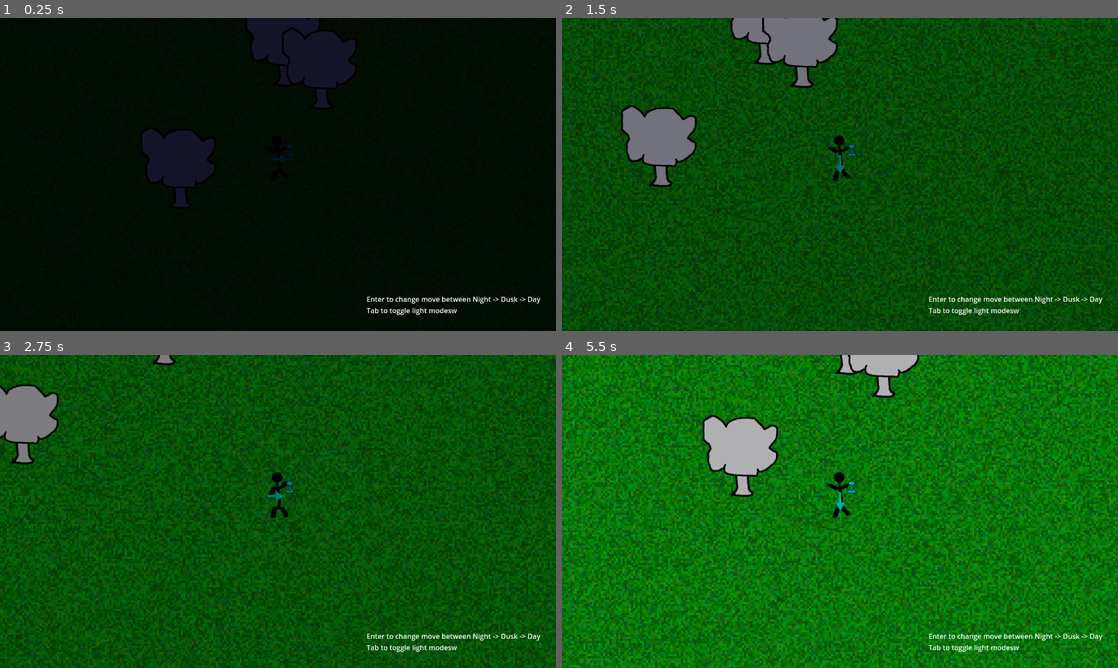
Above: before the commit, frames 1-4 (two rows, left to right).
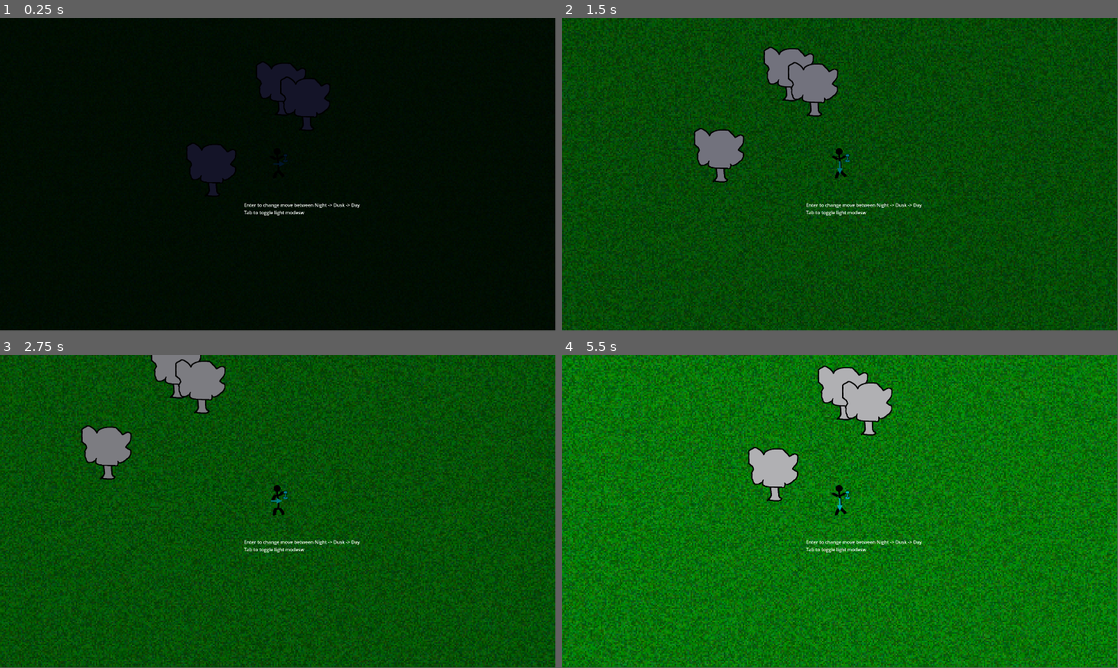
Above: after the commit, the same moments.

Repository: Small-Loan-Studio/TGO
Game: Godot game, scene res://Scratch/Movement/TestMovement.tscn
Two runs of this game, one before a commit and one after it. Both use one fixed random seed, a clock stepped at 60 frames per second and the inputs below. The project has no main scene, so this scene is started directly.
Inputs:
- Up to frame 1 (0.25 s): no input
- Up to frame 2 (1.5 s): tap Enter (ui_accept) at 0.5, 0.77 s; hold Right (right) 0.53-1.28 s; hold Down (down) from 1.28 s (still down)
- Up to frame 3 (2.75 s): tap Enter (ui_accept) at 1.52 s; release Down (down) at 2.03 s; hold Right (right) from 2.03 s (still down)
- Up to frame 4 (5.5 s): release Right (right) at 2.78 s; hold Up (up) 2.78-3.53 s; tap Enter (ui_accept) at 3.02, 3.77, 4.52 s; hold Left (left) 3.53-5.03 s; hold Down (down) from 5.03 s (still down)
In our replay, the window is 800x450 before the commit and 799x449 after it. These sizes can differ from the game's own. Grey fills any space a smaller window leaves; there, only what the larger window draws over its background counts as a difference.

The runs differ from the first frame. In frame 1, 6.6% of the frame differs, in the area x 25-98%, y 0-95%; in frame 2, 25%; in frame 3, 28%; in frame 4, 58%, in the area x 0-100%, y 0-100%.

Commit message:
Added main menu
Main menu audio management and resolution change is implemented

Diff:
--- /dev/null
+++ b/Scenes/main/intro.tscn
@@ -0,0 +1,3 @@
+[gd_scene format=3 uid="uid://bdqx0kk33fkx5"]
+
+[node name="Intro" type="Node2D"]
--- /dev/null
+++ b/Scenes/main/main_menu.tscn
@@ -0,0 +1,282 @@
+[gd_scene load_steps=6 format=3 uid="uid://b3a1udt2uo74m"]
+
+[ext_resource type="Script" path="res://Scripts/main_menu.gd" id="1_rt81e"]
+[ext_resource type="Texture2D" uid="uid://byukwe2phwqtk" path="res://assets/GAHtHGRWkAA2Lyd.jpg" id="2_csm3m"]
+[ext_resource type="Script" path="res://scripts/audio/audiomanager.gd" id="2_unjwx"]
+[ext_resource type="Script" path="res://scripts/UI/options_window.gd" id="3_1pt81"]
+
+[sub_resource type="LabelSettings" id="LabelSettings_caj4t"]
+font_size = 50
+
+[node name="main_menu" type="Control"]
+layout_mode = 3
+anchors_preset = 15
+anchor_right = 1.0
+anchor_bottom = 1.0
+grow_horizontal = 2
+grow_vertical = 2
+script = ExtResource("1_rt81e")
+
+[node name="audio_manager" type="Node2D" parent="."]
+script = ExtResource("2_unjwx")
+
+[node name="AudioStreamPlayer2D" type="AudioStreamPlayer2D" parent="audio_manager"]
+
+[node name="AudioStreamPlayer2D2" type="AudioStreamPlayer2D" parent="audio_manager"]
+
+[node name="canvas" type="CanvasLayer" parent="."]
+
+[node name="VBoxContainer" type="VBoxContainer" parent="canvas"]
+anchors_preset = -1
+anchor_left = 0.434
+anchor_top = 0.365
+anchor_right = 0.566
+anchor_bottom = 0.781
+offset_left = -0.280029
+offset_top = -0.200012
+offset_right = 0.279907
+offset_bottom = -0.480042
+pivot_offset = Vector2(127, 225)
+theme_override_constants/separation = 3
+alignment = 1
+
+[node name="newgame" type="Button" parent="canvas/VBoxContainer"]
+custom_minimum_size = Vector2(0, 100)
+layout_mode = 2
+text = "NEW GAME"
+
+[node name="loadgame" type="Button" parent="canvas/VBoxContainer"]
+custom_minimum_size = Vector2(0, 100)
+layout_mode = 2
+text = "LOAD"
+
+[node name="options" type="Button" parent="canvas/VBoxContainer"]
+custom_minimum_size = Vector2(0, 100)
+layout_mode = 2
+text = "OPTIONS"
+
+[node name="exit" type="Button" parent="canvas/VBoxContainer"]
+custom_minimum_size = Vector2(0, 100)
+layout_mode = 2
+text = "QUIT"
+
+[node name="load_window" type="PanelContainer" parent="canvas"]
+visible = false
+anchors_preset = -1
+anchor_top = 0.059
+anchor_right = 0.967
+anchor_bottom = 0.956
+offset_left = 64.0
+offset_top = 0.279995
+offset_right = -0.640137
+offset_bottom = -0.47998
+grow_horizontal = 0
+
+[node name="VBoxContainer" type="VBoxContainer" parent="canvas/load_window"]
+layout_mode = 2
+
+[node name="close" type="Button" parent="canvas/load_window/VBoxContainer"]
+custom_minimum_size = Vector2(50, 50)
+layout_mode = 2
+size_flags_horizontal = 8
+size_flags_vertical = 0
+text = "X"
+
+[node name="MarginContainer" type="MarginContainer" parent="canvas/load_window/VBoxContainer"]
+layout_mode = 2
+size_flags_vertical = 3
+theme_override_constants/margin_left = 50
+theme_override_constants/margin_top = 50
+theme_override_constants/margin_right = 50
+theme_override_constants/margin_bottom = 50
+
+[node name="loadcontainer" type="HBoxContainer" parent="canvas/load_window/VBoxContainer/MarginContainer"]
+layout_mode = 2
+size_flags_vertical = 3
+theme_override_constants/separation = 10
+
+[node name="VBoxContainer4" type="VBoxContainer" parent="canvas/load_window/VBoxContainer/MarginContainer/loadcontainer"]
+layout_mode = 2
+size_flags_horizontal = 3
+size_flags_stretch_ratio = 0.78
+
+[node name="VBoxContainer" type="VBoxContainer" parent="canvas/load_window/VBoxContainer/MarginContainer/loadcontainer/VBoxContainer4"]
+layout_mode = 2
+size_flags_vertical = 3
+size_flags_stretch_ratio = 0.14
+alignment = 1
+
+[node name="Label" type="Label" parent="canvas/load_window/VBoxContainer/MarginContainer/loadcontainer/VBoxContainer4/VBoxContainer"]
+layout_mode = 2
+text = "LOAD"
+label_settings = SubResource("LabelSettings_caj4t")
+horizontal_alignment = 1
+
+[node name="VBoxContainer2" type="VBoxContainer" parent="canvas/load_window/VBoxContainer/MarginContainer/loadcontainer/VBoxContainer4"]
+layout_mode = 2
+size_flags_vertical = 3
+
+[node name="Button" type="Button" parent="canvas/load_window/VBoxContainer/MarginContainer/loadcontainer/VBoxContainer4/VBoxContainer2"]
+custom_minimum_size = Vector2(0, 100)
+layout_mode = 2
+text = "SAVE"
+
+[node name="VBoxContainer" type="VBoxContainer" parent="canvas/load_window/VBoxContainer/MarginContainer/loadcontainer"]
+layout_mode = 2
+size_flags_horizontal = 3
+theme_override_constants/separation = 10
+
+[node name="TextureRect" type="TextureRect" parent="canvas/load_window/VBoxContainer/MarginContainer/loadcontainer/VBoxContainer"]
+layout_mode = 2
+size_flags_vertical = 3
+texture = ExtResource("2_csm3m")
+expand_mode = 1
+
+[node name="TextureRect2" type="TextureRect" parent="canvas/load_window/VBoxContainer/MarginContainer/loadcontainer/VBoxContainer"]
+layout_mode = 2
+size_flags_vertical = 3
+texture = ExtResource("2_csm3m")
+expand_mode = 1
+
+[node name="VBoxContainer2" type="VBoxContainer" parent="canvas/load_window/VBoxContainer/MarginContainer/loadcontainer"]
+layout_mode = 2
+size_flags_horizontal = 3
+theme_override_constants/separation = 10
+
+[node name="TextureRect" type="TextureRect" parent="canvas/load_window/VBoxContainer/MarginContainer/loadcontainer/VBoxContainer2"]
+layout_mode = 2
+size_flags_vertical = 3
+texture = ExtResource("2_csm3m")
+expand_mode = 1
+
+[node name="TextureRect2" type="TextureRect" parent="canvas/load_window/VBoxContainer/MarginContainer/loadcontainer/VBoxContainer2"]
+layout_mode = 2
+size_flags_vertical = 3
+texture = ExtResource("2_csm3m")
+expand_mode = 1
+
+[node name="VBoxContainer3" type="VBoxContainer" parent="canvas/load_window/VBoxContainer/MarginContainer/loadcontainer"]
+layout_mode = 2
+size_flags_horizontal = 3
+theme_override_constants/separation = 10
+
+[node name="TextureRect" type="TextureRect" parent="canvas/load_window/VBoxContainer/MarginContainer/loadcontainer/VBoxContainer3"]
+layout_mode = 2
+size_flags_vertical = 3
+texture = ExtResource("2_csm3m")
+expand_mode = 1
+
+[node name="TextureRect2" type="TextureRect" parent="canvas/load_window/VBoxContainer/MarginContainer/loadcontainer/VBoxContainer3"]
+layout_mode = 2
+size_flags_vertical = 3
+texture = ExtResource("2_csm3m")
+expand_mode = 1
+
+[node name="options_window" type="PanelContainer" parent="canvas"]
+anchors_preset = 15
+anchor_right = 1.0
+anchor_bottom = 1.0
+grow_horizontal = 2
+grow_vertical = 2
+script = ExtResource("3_1pt81")
+
+[node name="MarginContainer" type="MarginContainer" parent="canvas/options_window"]
+layout_mode = 2
+theme_override_constants/margin_left = 50
+theme_override_constants/margin_top = 50
+theme_override_constants/margin_right = 50
+theme_override_constants/margin_bottom = 50
+
+[node name="VBoxContainer" type="VBoxContainer" parent="canvas/options_window/MarginContainer"]
+layout_mode = 2
+
+[node name="VBoxContainer" type="VBoxContainer" parent="canvas/options_window/MarginContainer/VBoxContainer"]
+layout_mode = 2
+size_flags_vertical = 3
+
+[node name="HBoxContainer" type="HBoxContainer" parent="canvas/options_window/MarginContainer/VBoxContainer/VBoxContainer"]
+layout_mode = 2
+alignment = 2
+
+[node name="close" type="Button" parent="canvas/options_window/MarginContainer/VBoxContainer/VBoxContainer/HBoxContainer"]
+custom_minimum_size = Vector2(30, 30)
+layout_mode = 2
+text = "X"
+
+[node name="HBoxContainer2" type="HBoxContainer" parent="canvas/options_window/MarginContainer/VBoxContainer/VBoxContainer"]
+layout_mode = 2
+
+[node name="VBoxContainer2" type="VBoxContainer" parent="canvas/options_window/MarginContainer/VBoxContainer"]
+layout_mode = 2
+size_flags_vertical = 3
+size_flags_stretch_ratio = 13.4
+
+[node name="Label" type="Label" parent="canvas/options_window/MarginContainer/VBoxContainer/VBoxContainer2"]
+layout_mode = 2
+size_flags_vertical = 3
+theme_override_font_sizes/font_size = 36
+text = "OPTIONS"
+horizontal_alignment = 1
+
+[node name="HBoxContainer" type="HBoxContainer" parent="canvas/options_window/MarginContainer/VBoxContainer/VBoxContainer2"]
+layout_mode = 2
+size_flags_vertical = 3
+size_flags_stretch_ratio = 10.25
+alignment = 1
+
+[node name="VBoxContainer" type="VBoxContainer" parent="canvas/options_window/MarginContainer/VBoxContainer/VBoxContainer2/HBoxContainer"]
+layout_mode = 2
+size_flags_horizontal = 3
+alignment = 1
+
+[node name="Label" type="Label" parent="canvas/options_window/MarginContainer/VBoxContainer/VBoxContainer2/HBoxContainer/VBoxContainer"]
+layout_mode = 2
+theme_override_font_sizes/font_size = 36
+text = "Sound"
+horizontal_alignment = 1
+
+[node name="HSlider" type="HSlider" parent="canvas/options_window/MarginContainer/VBoxContainer/VBoxContainer2/HBoxContainer/VBoxContainer"]
+layout_mode = 2
+min_value = -50.0
+max_value = 20.0
+
+[node name="Label2" type="Label" parent="canvas/options_window/MarginContainer/VBoxContainer/VBoxContainer2/HBoxContainer/VBoxContainer"]
+layout_mode = 2
+theme_override_font_sizes/font_size = 36
+text = "Music"
+horizontal_alignment = 1
+
+[node name="HSlider2" type="HSlider" parent="canvas/options_window/MarginContainer/VBoxContainer/VBoxContainer2/HBoxContainer/VBoxContainer"]
+layout_mode = 2
+min_value = -50.0
+max_value = 20.0
+
+[node name="VBoxContainer2" type="VBoxContainer" parent="canvas/options_window/MarginContainer/VBoxContainer/VBoxContainer2/HBoxContainer"]
+layout_mode = 2
+size_flags_horizontal = 3
+alignment = 1
+
+[node name="Label" type="Label" parent="canvas/options_window/MarginContainer/VBoxContainer/VBoxContainer2/HBoxContainer/VBoxContainer2"]
+layout_mode = 2
+theme_override_font_sizes/font_size = 36
+text = "Window Resolution"
+horizontal_alignment = 1
+
+[node name="OptionButton" type="OptionButton" parent="canvas/options_window/MarginContainer/VBoxContainer/VBoxContainer2/HBoxContainer/VBoxContainer2"]
+layout_mode = 2
+item_count = 2
+allow_reselect = true
+popup/item_0/text = "1920x1080"
+popup/item_0/id = 0
+popup/item_1/text = "1280x720"
+popup/item_1/id = 1
+
+[connection signal="pressed" from="canvas/VBoxContainer/newgame" to="." method="_on_newgame_pressed"]
+[connection signal="pressed" from="canvas/VBoxContainer/loadgame" to="." method="_on_loadgame_pressed"]
+[connection signal="pressed" from="canvas/VBoxContainer/options" to="." method="_on_options_pressed"]
+[connection signal="pressed" from="canvas/VBoxContainer/exit" to="." method="_on_exit_pressed"]
+[connection signal="pressed" from="canvas/load_window/VBoxContainer/close" to="." method="_on_close_pressed"]
+[connection signal="pressed" from="canvas/options_window/MarginContainer/VBoxContainer/VBoxContainer/HBoxContainer/close" to="canvas/options_window" method="_on_close_pressed"]
+[connection signal="value_changed" from="canvas/options_window/MarginContainer/VBoxContainer/VBoxContainer2/HBoxContainer/VBoxContainer/HSlider" to="canvas/options_window" method="_on_h_slider_value_changed"]
+[connection signal="value_changed" from="canvas/options_window/MarginContainer/VBoxContainer/VBoxContainer2/HBoxContainer/VBoxContainer/HSlider2" to="canvas/options_window" method="_on_h_slider_2_value_changed"]
+[connection signal="item_selected" from="canvas/options_window/MarginContainer/VBoxContainer/VBoxContainer2/HBoxContainer/VBoxContainer2/OptionButton" to="canvas/options_window" method="_on_option_button_item_selected"]
--- a/Scripts/Enums.gd
+++ b/Scripts/Enums.gd
@@ -28,48 +28,48 @@
 }
 
 static func direction_name(da: Direction) -> String:
-  match da:
-    Direction.NORTH:
-      return "north"
-    Direction.SOUTH:
-      return "south"
-    Direction.EAST:
-      return "east"
-    Direction.WEST:
-      return "west"
-    Direction.NORTH_EAST:
-      return "northeast"
-    Direction.NORTH_WEST:
-      return "northwest"
-    Direction.SOUTH_EAST:
-      return "southeast"
-    Direction.SOUTH_WEST:
-      return "southwest"
-  assert(false, "Unexpected Direction value: " + str(da))
-  return "north"
+	match da:
+		Direction.NORTH:
+			return "north"
+		Direction.SOUTH:
+			return "south"
+		Direction.EAST:
+			return "east"
+		Direction.WEST:
+			return "west"
+		Direction.NORTH_EAST:
+			return "northeast"
+		Direction.NORTH_WEST:
+			return "northwest"
+		Direction.SOUTH_EAST:
+			return "southeast"
+		Direction.SOUTH_WEST:
+			return "southwest"
+	assert(false, "Unexpected Direction value: " + str(da))
+	return "north"
 
 static func input_action_name(ia: InputAction) -> String:
-  match ia:
-    InputAction.UP:
-      return "up"
-    InputAction.DOWN:
-      return "down"
-    InputAction.LEFT:
-      return "left"
-    InputAction.RIGHT:
-      return "right"
-  assert(false, "Invalid Input action: " + str(ia))
-  return ""
+	match ia:
+		InputAction.UP:
+			return "up"
+		InputAction.DOWN:
+			return "down"
+		InputAction.LEFT:
+			return "left"
+		InputAction.RIGHT:
+			return "right"
+	assert(false, "Invalid Input action: " + str(ia))
+	return ""
 
 static func light_level_name(ll: LightLevel) -> String:
-  match ll:
-    LightLevel.OFF:
-      return "off"
-    LightLevel.NORMAL:
-      return "normal"
-    LightLevel.BRIGHT:
-      return "bright"
-    LightLevel.SPECIAL:
-      return "special"
-  assert(false, "Invalid light level: " + str(ll))
-  return ""
+	match ll:
+		LightLevel.OFF:
+			return "off"
+		LightLevel.NORMAL:
+			return "normal"
+		LightLevel.BRIGHT:
+			return "bright"
+		LightLevel.SPECIAL:
+			return "special"
+	assert(false, "Invalid light level: " + str(ll))
+	return ""
--- /dev/null
+++ b/Scripts/UI/options_window.gd
@@ -0,0 +1,52 @@
+extends PanelContainer
+
+func _ready()->void:
+	Signalbus.resolution_changed.connect(_on_resolution_changed)
+	pass
+
+func _on_close_pressed() -> void:
+	self.hide()
+	pass # Replace with function body.
+
+
+func _on_h_slider_2_value_changed(value:float) -> void:
+	Global.music_volume = value
+	var audio_manager : Node2D = get_node("../../audio_manager")
+	audio_manager.change_music_volume()
+	pass # Replace with function body.
+
+
+
+func _on_h_slider_value_changed(value:float)->void:
+	Global.sound_volume = value
+	var audio_manager : Node2D = get_node("../../audio_manager")
+	audio_manager.change_sound_volume()
+	pass # Replace with function body.
+
+
+func _on_option_button_item_selected(index:int)->void:
+	match index:
+		0:
+			Global.resolution = "1920x1080"
+			Signalbus.resolution_changed.emit()
+			print("selected 1080p")
+		1:
+			Global.resolution = "1280x720"
+			Signalbus.resolution_changed.emit()
+			print("selected 720p")
+		_:
+			pass
+	print("item selected")
+	pass # Replace with function body.
+func _on_resolution_changed()->void:
+	match Global.resolution:
+		"1920x1080":
+			get_tree().root.content_scale_size = Vector2i(1920,1080)
+			DisplayServer.window_set_size(Vector2i(1920,1080))
+			print(Global.resolution + "selected")
+		"1280x720":
+			get_tree().root.content_scale_size = Vector2i(1280,720)
+			DisplayServer.window_set_size(Vector2i(1280,720))
+			print(Global.resolution + "selected")
+	print("signal connected")
+	pass
--- /dev/null
+++ b/Scripts/audio/audiomanager.gd
@@ -0,0 +1,118 @@
+extends Node2D
+class_name AudioManager
+var next : int = 0
+var audioStreamPlayers : Array = []
+
+@export var count : int = 1
+# Called when the node enters the scene tree for the first time.
+func _ready() -> void:
+	if get_child_count() == 0:
+		print("No AudioStreamPlayer Found")
+		return
+	var child : AudioStreamPlayer2D= get_child(0)
+	if child is AudioStreamPlayer2D:
+		audioStreamPlayers.append(child)
+		for i in range(count):
+			var dup : AudioStreamPlayer2D = child.duplicate()
+			add_child(dup)
+			audioStreamPlayers.append(dup)
+		pass
+	change_music_volume()
+	pass # Replace with function body.
+
+
+# Called every frame. 'delta' is the elapsed time since the previous frame.
+func _process(_delta :float) -> void :
+	if Global.volume_changed :
+		Global.volume_changed = false
+		change_music_volume()
+	pass
+#func _get_configuration_warnings() -> PackedStringArray:
+	#var child : AudioStreamPlayer2D= get_child(0)
+	#if get_child_count() == 0:
+		#var string : String = "No children found. Expected one AudioStreamPlayer child."
+		#return string
+	#if child is AudioStreamPlayer2D:
+		#pass
+	#else:
+		#var string : String= "Expected first child to be an AudioStreamPlayer."
+		#return string
+	#return self._get_configuration_warnings()
+func play_sound() -> void:
+	if !audioStreamPlayers[next].playing:
+		next = next +1
+		audioStreamPlayers[next].play()
+
+		next %= audioStreamPlayers.size()
+func play_music(musicname : String,mode : String = "")-> String:
+	if musicname == null or musicname == "":
+		return "No music selected"
+	else:
+		var player : AudioStreamPlayer2D = get_child(0)
+		if player is AudioStreamPlayer2D:
+			#var getmusic = ResourceLoader.load("res://Music/"+musicname+".mp3")
+			var getmusic : AudioStream = ResourceLoader.load("res://assets/temp/"+musicname+".mp3")
+			Global.active_music = musicname
+			player.stream = getmusic
+			if player.playing == true:
+				player.stop()
+				transition_music(player,mode)
+			else:
+				transition_music(player,mode)
+	return ""
+func transition_music(player_node : AudioStreamPlayer2D,mode :String) -> void:
+	match mode:
+		"fade_out":
+			var tween :Tween = get_tree().create_tween()
+			tween.tween_property(player_node,"volume_db",-70,2)
+			await get_tree().create_timer(2).timeout
+			tween.kill()
+			player_node.stop()
+		"fade_in":
+			var tween : Tween= get_tree().create_tween()
+			player_node.play()
+			player_node.volume_db = -70
+			tween.tween_property(player_node,"volume_db",Global.music_volume,2)
+			await get_tree().create_timer(2).timeout
+			tween.kill()
+		_:
+			player_node.play()
+			pass
+	pass
+func change_music_volume() -> void:
+	var player :AudioStreamPlayer2D = get_child(0)
+	if player is AudioStreamPlayer2D:
+		player.volume_db = Global.music_volume
+	pass
+func change_sound_volume() -> void:
+	var player :AudioStreamPlayer2D = get_child(1)
+	if player is AudioStreamPlayer2D:
+		player.volume_db = Global.sound_volume
+	pass
+func stop_music(fade : int = 0) -> void:
+	var player :AudioStreamPlayer2D = get_child(0)
+	if player is AudioStreamPlayer2D:
+		if player.playing == true:
+			Global.active_music = ""
+			if fade == 0 :
+				player.stop()
+			else:
+				var tween : Tween = get_tree().create_tween()
+				tween.tween_property(player,"volume_db",-70,fade)
+				await get_tree().create_timer(fade).timeout
+				tween.kill()
+				player.stop()
+		else:
+			pass
+	pass
+func play_soundeffect(soundname : String) -> void:
+	var player : AudioStreamPlayer2D = get_child(1)
+	if player is AudioStreamPlayer2D:
+		var getsound : AudioStream = ResourceLoader.load("res://Sound/"+soundname+".mp3")
+		player.stream = getsound
+		if player.playing == true:
+			player.stop()
+			player.play()
+		else:
+			player.play()
+	pass
--- /dev/null
+++ b/Scripts/global.gd
@@ -0,0 +1,9 @@
+extends Node
+
+##Audio Variables
+var volume_changed : bool = false
+var active_music : String = ""
+var music_volume : float = 0
+var sound_volume : float = 0
+##Screen Variables
+var resolution : String = ""
--- /dev/null
+++ b/Scripts/main_menu.gd
@@ -0,0 +1,35 @@
+extends Control
+
+
+var audio : Node2D
+func _ready() -> void:
+	audio = $audio_manager
+	audio.play_music("mirage")
+	pass
+
+func _on_exit_pressed() -> void:
+	get_tree().quit()
+
+
+func _on_newgame_pressed() -> void:
+	get_tree().change_scene_to_file("res://scenes/main/intro.tscn")
+	pass # Replace with function body.
+
+
+
+func _on_close_pressed() -> void:
+	var load_window : Control = $canvas/load_window
+	load_window.hide()
+	pass # Replace with function body.
+
+
+func _on_loadgame_pressed() ->void:
+	var load_window : Control= $canvas/load_window
+	load_window.show()
+	pass # Replace with function body.
+
+
+func _on_options_pressed() -> void:
+	var options_window : Control = $canvas/options_window
+	options_window.show()
+	pass # Replace with function body.
--- /dev/null
+++ b/Scripts/signalbus.gd
@@ -0,0 +1,3 @@
+extends Node
+
+signal resolution_changed
--- a/project.godot
+++ b/project.godot
@@ -14,14 +14,19 @@
 config/features=PackedStringArray("4.2", "Forward Plus")
 config/icon="res://icon.svg"
 
+[autoload]
+
+Global="*res://Scripts/global.gd"
+Signalbus="*res://Scripts/signalbus.gd"
+
 [debug]
 
 gdscript/warnings/untyped_declaration=2
 
 [display]
 
-window/size/viewport_width=1280
-window/size/viewport_height=720
+window/size/viewport_width=1920
+window/size/viewport_height=1080
 
 [dotnet]
 
Binary file added: assets/GAHtHGRWkAA2Lyd.jpg
Not shown, added: assets/GAHtHGRWkAA2Lyd.jpg.import
Not shown, added: assets/temp/mirage.mp3.import
Not shown, added: assets/temp/mirage.mp3
